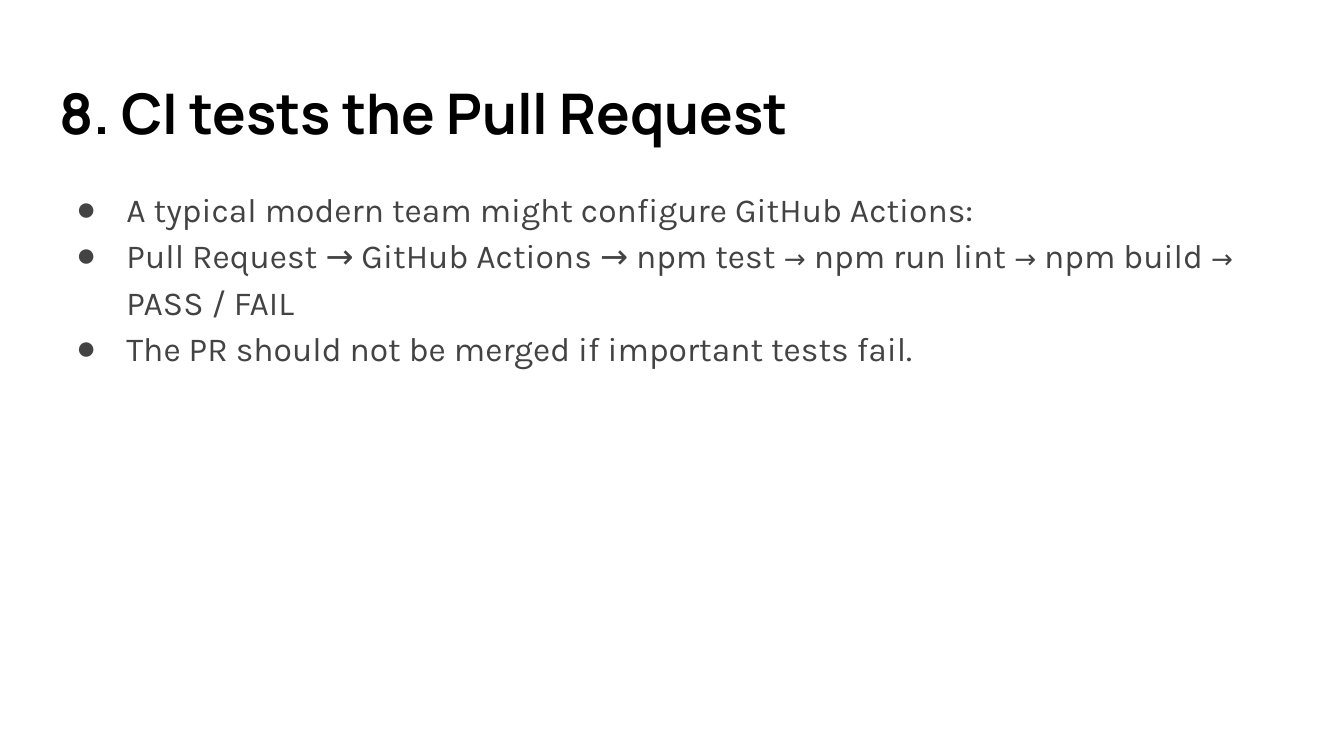
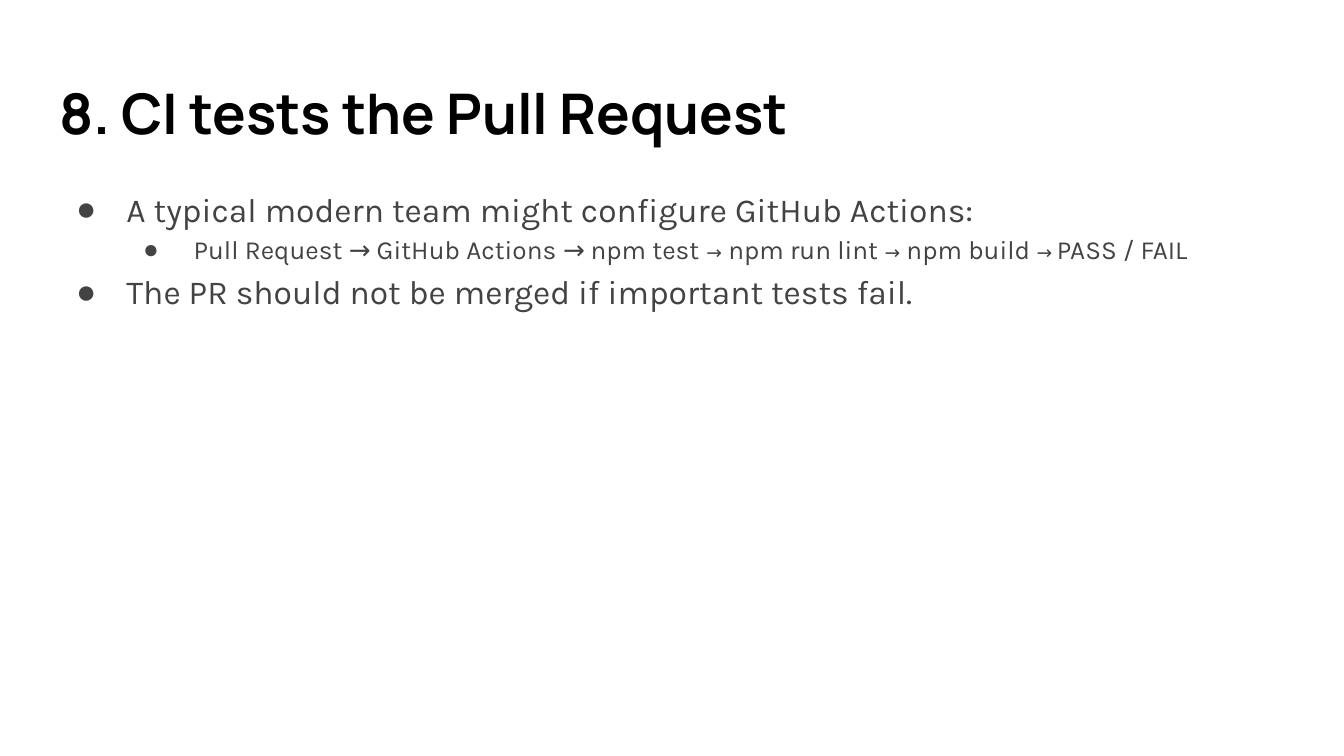
Before and after one commit to lancwyy/WebDev, a slide deck: slide 30 of Lecture_Materials/04-2-VersionControl.pptx (slide 29 before the commit). Drawn at 1344x756 pixels with LibreOffice and Linux fonts; fonts in the diff are those of the drawing. Boxes give left, top, right and bottom in pixels: in the first picture for what was removed or moved away, otherwise in the second. Text is boxed around its words. In the diff, an @@ line names an element or a change of style, - is before the commit and + after.

```diff
--- a/Lecture_Materials/04-2-VersionControl.pptx
+++ b/Lecture_Materials/04-2-VersionControl.pptx
@@ text at (x1=194, y1=241, x2=1188, y2=266): size 18 to 14 pt in "Pull Request → GitHub Actions → npm ..."; size 14 to 10 pt in "→ → →"; list level 1 to 2 in "Pull Request → GitHub Actions ..." @@
```
Also in this commit, not shown: 1 other slide changed, 1 slide added, 10 other files.
